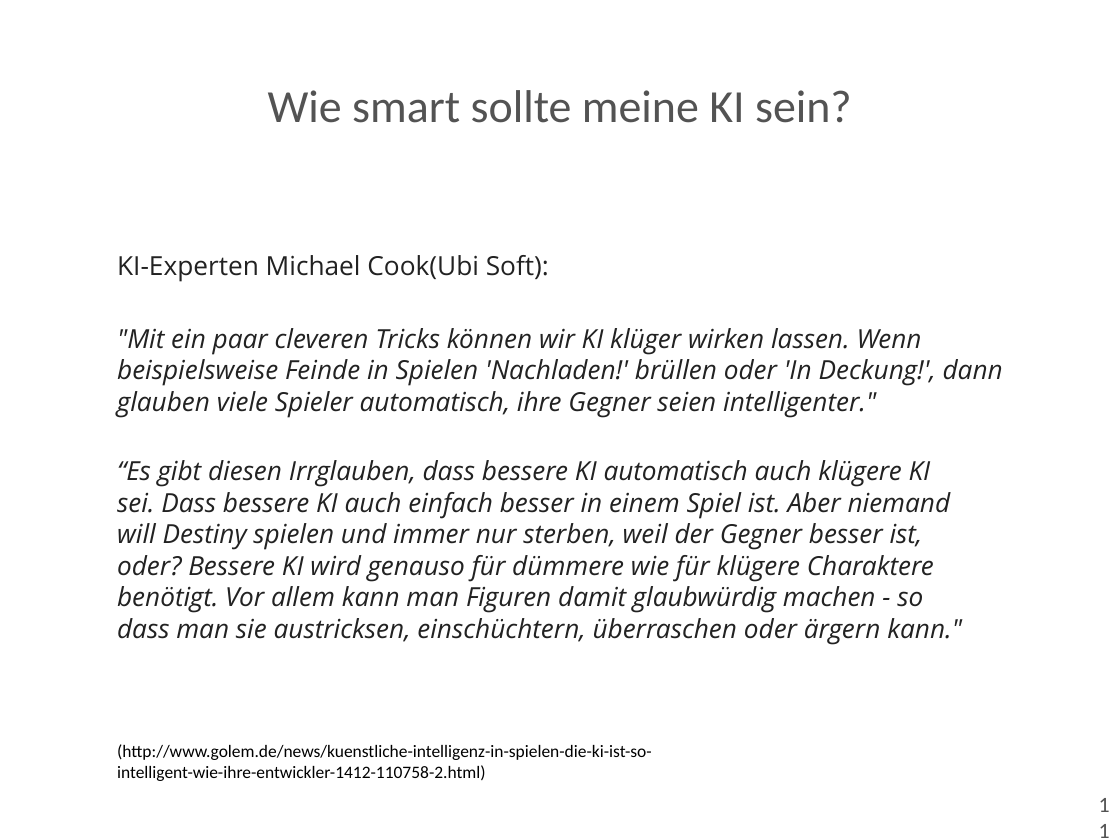
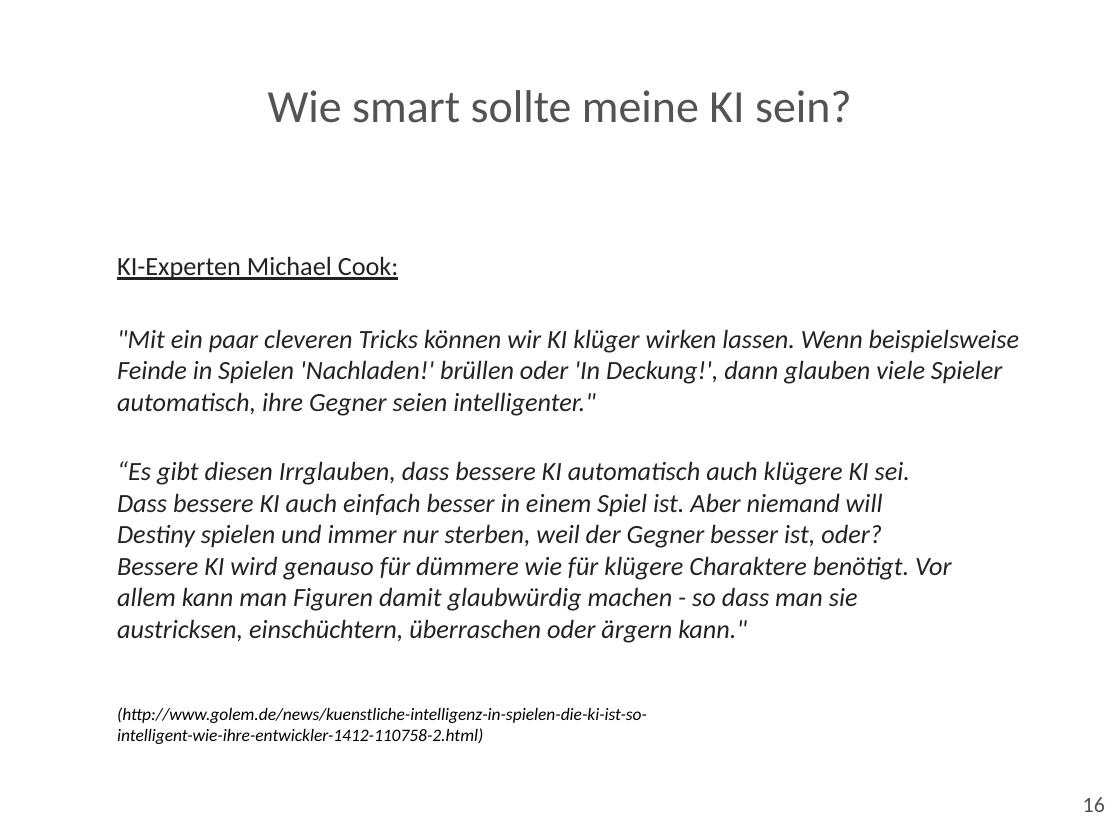
Before and after one commit to Franzi93/Seminar, a slide deck: slide 16 of Präsentation/Künstliche Intelligenz.odp (slide 11 before the commit). Drawn at 1120x840 pixels with LibreOffice and Linux fonts; fonts in the diff are those of the drawing; background and template pictures are left out. Boxes give left, top, right and bottom in pixels: in the first picture for what was removed or moved away, otherwise in the second. Text is boxed around its words. In the diff, an @@ line names an element or a change of style, - is before the commit and + after.

```diff
--- a/Präsentation/Künstliche Intelligenz.odp
+++ b/Präsentation/Künstliche Intelligenz.odp
@@ free "KI-Experten Michael Cook:" resized from (x1=109, y1=246, x2=575, y2=321) to (x1=109, y1=246, x2=406, y2=317) @@
@@ text in free at (x1=117, y1=256, x2=399, y2=280): text changed; font Open Sans to Calibri @@
-KI-Experten Michael Cook(Ubi Soft):
+KI-Experten Michael Cook:
@@ free ""Mit ein paar cleveren Tricks ..." resized from (x1=109, y1=318, x2=1028, y2=434) to (x1=109, y1=318, x2=1028, y2=422) @@
@@ free ""Mit ein paar cleveren Tricks ..." at (x1=109, y1=318, x2=1028, y2=422): font Open Sans to Calibri @@
@@ free "“Es gibt diesen Irrglauben, dass ..." at (x1=109, y1=451, x2=974, y2=651): font Open Sans to Calibri @@
@@ free "“Es gibt diesen Irrglauben, dass ..." resized from (x1=109, y1=451, x2=974, y2=710) to (x1=109, y1=451, x2=974, y2=651) @@
@@ free "(http://www.golem.de/news/kuenstliche-intelligenz-in-spielen ..." moved from (x1=109, y1=736, x2=669, y2=787) to (x1=109, y1=699, x2=669, y2=750) @@
@@ free "(http://www.golem.de/news/kuenstliche-intelligenz-in-spielen ..." at (x1=109, y1=699, x2=669, y2=750): italic on @@
@@ page number added at (x1=1083, y1=797, x2=1105, y2=812), 20 pt, text #535353 @@
+16
@@ page number removed at (x1=1091, y1=787, x2=1113, y2=824) @@
-11
```
Also in this commit, not shown: 3 other slides changed, 6 slides added, 1 slide removed.
